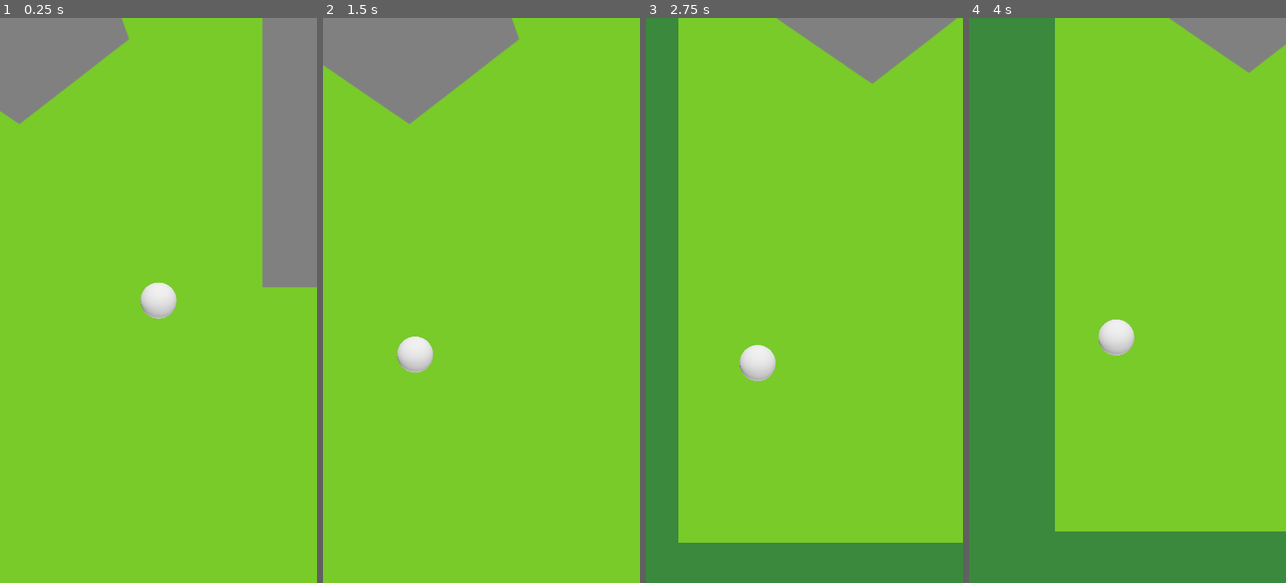
Above: before the commit, frames 1-4 (left to right).
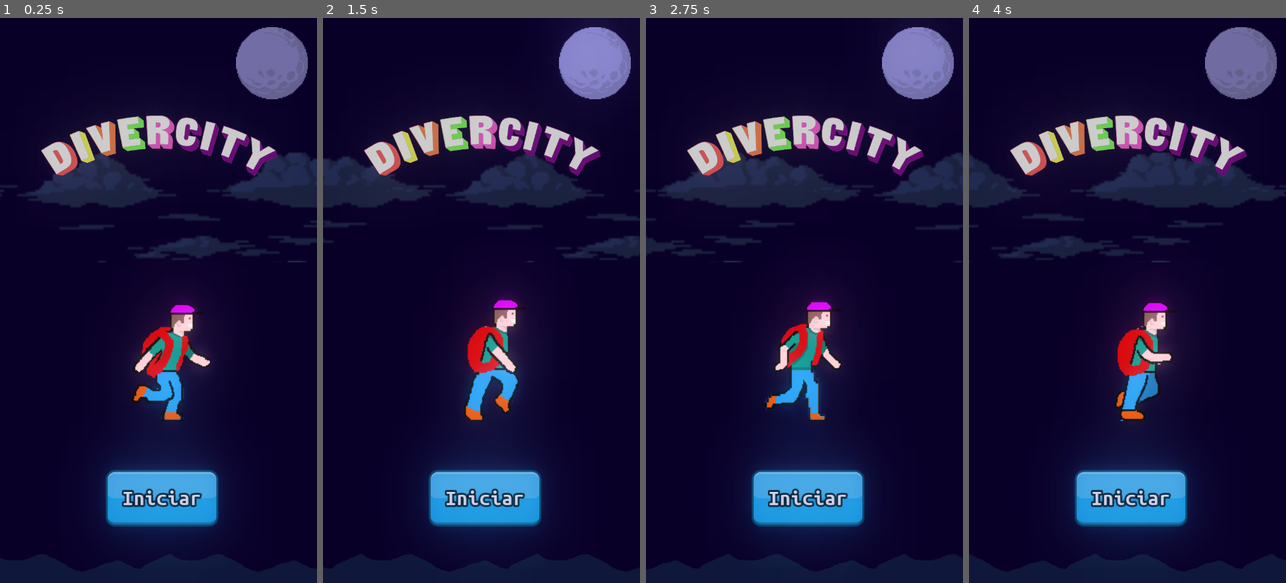
Above: after the commit, the same moments.

Repository: 2022M1T1-Inteli/Divercity
Game: Godot game, scene res://scenes/Main.tscn
The game is run twice, just before and just after one commit, with the same random seed, the same clock (stepped at 60 frames per second) and the same inputs. Before the commit the project starts from res://scenes/minigames/golf/Golf.tscn.
Inputs (mouse positions are in pixels of both pictures, inside the frame that each line leads up to):
- Up to frame 1 (0.25 s): no input
- Up to frame 2 (1.5 s): move the mouse to (551, 272) at 0.52 s; click (551, 272) at 0.67 s; move the mouse to (418, 328) at 1.27 s; click (418, 328) at 1.42 s
- Up to frame 3 (2.75 s): move the mouse to (836, 176) at 2.02 s; click (836, 176) at 2.17 s
- Up to frame 4 (4 s): move the mouse to (1111, 413) at 2.77 s; click (1111, 413) at 2.92 s; move the mouse to (1222, 385) at 3.52 s; click (1222, 385) at 3.67 s

The runs differ from the first frame. In frame 1, 100% of the frame differs, in the area x 0-100%, y 0-100%; in frame 2, 100%; in frame 3, 100%; in frame 4, 100%.

Commit message:
Added new golf level, Created first caracter animation

Diff:
--- a/src/InBev/project.godot
+++ b/src/InBev/project.godot
@@ -31,7 +31,7 @@
 [application]
 
 config/name="DiverCity"
-run/main_scene="res://scenes/minigames/golf/Golf.tscn"
+run/main_scene="res://scenes/Main.tscn"
 config/icon="res://resources/icons/INbev.png"
 
 [display]
--- /dev/null
+++ b/src/InBev/resources/tilemaps/map_tileset.tres
@@ -0,0 +1,38 @@
+[gd_resource type="TileSet" load_steps=4 format=2]
+
+[ext_resource path="res://resources/tilemaps/FantasyHex/Tiles/Cerro de Potosi.png" type="Texture" id=1]
+[ext_resource path="res://resources/tilemaps/FantasyHex/Tiles/Coast.png" type="Texture" id=2]
+
+[sub_resource type="OccluderPolygon2D" id=1]
+polygon = PoolVector2Array( 32, 32, 0, 32, 0, 0, 32, 0 )
+
+[resource]
+0/name = "Cerro de Potosi.png 0"
+0/texture = ExtResource( 1 )
+0/tex_offset = Vector2( 0, 0 )
+0/modulate = Color( 1, 1, 1, 1 )
+0/region = Rect2( 0, 0, 32, 32 )
+0/tile_mode = 0
+0/occluder_offset = Vector2( 0, 0 )
+0/navigation_offset = Vector2( 0, 0 )
+0/shape_offset = Vector2( 0, 0 )
+0/shape_transform = Transform2D( 1, 0, 0, 1, 0, 0 )
+0/shape_one_way = false
+0/shape_one_way_margin = 0.0
+0/shapes = [  ]
+0/z_index = 0
+1/name = "Coast.png 1"
+1/texture = ExtResource( 2 )
+1/tex_offset = Vector2( 0, 0 )
+1/modulate = Color( 1, 1, 1, 1 )
+1/region = Rect2( 0, 0, 32, 32 )
+1/tile_mode = 0
+1/occluder_offset = Vector2( 0, 0 )
+1/occluder = SubResource( 1 )
+1/navigation_offset = Vector2( 0, 0 )
+1/shape_offset = Vector2( 0, 0 )
+1/shape_transform = Transform2D( 1, 0, 0, 1, 0, 0 )
+1/shape_one_way = false
+1/shape_one_way_margin = 0.0
+1/shapes = [  ]
+1/z_index = 0
--- a/src/InBev/scenes/game/Map.tscn
+++ b/src/InBev/scenes/game/Map.tscn
@@ -1,34 +1,17 @@
-[gd_scene load_steps=16 format=2]
+[gd_scene load_steps=2 format=2]
 
-[ext_resource path="res://resources/characters/bomber/11.png" type="Texture" id=2]
-[ext_resource path="res://resources/characters/bomber/13.png" type="Texture" id=3]
-[ext_resource path="res://resources/characters/bomber/3.png" type="Texture" id=4]
-[ext_resource path="res://resources/characters/bomber/2.png" type="Texture" id=5]
-[ext_resource path="res://resources/characters/bomber/14.png" type="Texture" id=6]
-[ext_resource path="res://resources/characters/bomber/12.png" type="Texture" id=7]
-[ext_resource path="res://resources/characters/bomber/8.png" type="Texture" id=8]
-[ext_resource path="res://resources/characters/bomber/4.png" type="Texture" id=9]
-[ext_resource path="res://resources/characters/bomber/5.png" type="Texture" id=10]
-[ext_resource path="res://resources/characters/bomber/6.png" type="Texture" id=11]
-[ext_resource path="res://resources/characters/bomber/7.png" type="Texture" id=12]
-[ext_resource path="res://resources/characters/bomber/10.png" type="Texture" id=13]
-[ext_resource path="res://resources/characters/bomber/9.png" type="Texture" id=14]
-[ext_resource path="res://resources/characters/bomber/1.png" type="Texture" id=15]
-
-[sub_resource type="SpriteFrames" id=5]
-animations = [ {
-"frames": [ ExtResource( 15 ), ExtResource( 5 ), ExtResource( 4 ), ExtResource( 9 ), ExtResource( 10 ), ExtResource( 11 ), ExtResource( 12 ), ExtResource( 8 ), ExtResource( 14 ), ExtResource( 13 ), ExtResource( 2 ), ExtResource( 7 ), ExtResource( 3 ), ExtResource( 6 ) ],
-"loop": true,
-"name": "Walking",
-"speed": 20.0
-} ]
+[ext_resource path="res://resources/tilemaps/map_tileset.tres" type="TileSet" id=1]
 
 [node name="Prototype" type="Node2D"]
 
-[node name="AnimatedSprite" type="AnimatedSprite" parent="."]
-position = Vector2( 360, 1120 )
-scale = Vector2( 1.44397, 1.44397 )
-frames = SubResource( 5 )
-animation = "Walking"
-frame = 4
-playing = true
+[node name="TileMap" type="TileMap" parent="."]
+tile_set = ExtResource( 1 )
+cell_size = Vector2( 26, 24 )
+cell_custom_transform = Transform2D( 32, 0, 0, 32, 0, 0 )
+cell_half_offset = 1
+cell_tile_origin = 1
+format = 1
+tile_data = PoolIntArray( 131075, 0, 0, 131076, 0, 0, 131077, 0, 0, 196611, 0, 0, 196612, 0, 0, 196613, 0, 0, 262148, 0, 0 )
+__meta__ = {
+"_editor_description_": ""
+}
--- a/src/InBev/scenes/menu/Menu.tscn
+++ b/src/InBev/scenes/menu/Menu.tscn
@@ -8,20 +8,7 @@
 [ext_resource path="res://resources/backgrounds/logo.png" type="Texture" id=6]
 [ext_resource path="res://resources/backgrounds/background_7.png" type="Texture" id=7]
 [ext_resource path="res://scenes/menu/InfinityBackground.tscn" type="PackedScene" id=8]
-[ext_resource path="res://resources/characters/bomber/12.png" type="Texture" id=9]
-[ext_resource path="res://resources/characters/bomber/8.png" type="Texture" id=10]
-[ext_resource path="res://resources/characters/bomber/6.png" type="Texture" id=11]
-[ext_resource path="res://resources/characters/bomber/10.png" type="Texture" id=12]
-[ext_resource path="res://resources/characters/bomber/1.png" type="Texture" id=13]
-[ext_resource path="res://resources/characters/bomber/5.png" type="Texture" id=14]
-[ext_resource path="res://resources/characters/bomber/11.png" type="Texture" id=15]
-[ext_resource path="res://resources/characters/bomber/7.png" type="Texture" id=16]
-[ext_resource path="res://resources/characters/bomber/4.png" type="Texture" id=17]
-[ext_resource path="res://resources/characters/bomber/14.png" type="Texture" id=18]
-[ext_resource path="res://resources/characters/bomber/13.png" type="Texture" id=19]
-[ext_resource path="res://resources/characters/bomber/2.png" type="Texture" id=20]
-[ext_resource path="res://resources/characters/bomber/3.png" type="Texture" id=21]
-[ext_resource path="res://resources/characters/bomber/9.png" type="Texture" id=22]
+[ext_resource path="res://resources/characters/alex/alex_anim.png" type="Texture" id=9]
 
 [sub_resource type="Environment" id=1]
 background_mode = 4
@@ -127,12 +114,47 @@
 use_filter = true
 font_data = ExtResource( 1 )
 
+[sub_resource type="AtlasTexture" id=11]
+flags = 4
+atlas = ExtResource( 9 )
+region = Rect2( 0, 0, 100, 140 )
+
+[sub_resource type="AtlasTexture" id=12]
+flags = 4
+atlas = ExtResource( 9 )
+region = Rect2( 100, 0, 100, 140 )
+
+[sub_resource type="AtlasTexture" id=13]
+flags = 4
+atlas = ExtResource( 9 )
+region = Rect2( 200, 0, 100, 140 )
+
+[sub_resource type="AtlasTexture" id=14]
+flags = 4
+atlas = ExtResource( 9 )
+region = Rect2( 300, 0, 100, 140 )
+
+[sub_resource type="AtlasTexture" id=15]
+flags = 4
+atlas = ExtResource( 9 )
+region = Rect2( 400, 0, 100, 140 )
+
+[sub_resource type="AtlasTexture" id=16]
+flags = 4
+atlas = ExtResource( 9 )
+region = Rect2( 500, 0, 100, 140 )
+
+[sub_resource type="AtlasTexture" id=17]
+flags = 4
+atlas = ExtResource( 9 )
+region = Rect2( 600, 0, 100, 140 )
+
 [sub_resource type="SpriteFrames" id=10]
 animations = [ {
-"frames": [ ExtResource( 13 ), ExtResource( 20 ), ExtResource( 21 ), ExtResource( 17 ), ExtResource( 14 ), ExtResource( 11 ), ExtResource( 16 ), ExtResource( 10 ), ExtResource( 22 ), ExtResource( 12 ), ExtResource( 15 ), ExtResource( 9 ), ExtResource( 19 ), ExtResource( 18 ) ],
+"frames": [ SubResource( 11 ), SubResource( 12 ), SubResource( 13 ), SubResource( 14 ), SubResource( 15 ), SubResource( 16 ), SubResource( 17 ) ],
 "loop": true,
 "name": "Walking",
-"speed": 20.0
+"speed": 8.0
 } ]
 
 [node name="Menu" type="Control"]
@@ -197,6 +219,20 @@
 anchor_bottom = 1.0
 margin_top = -240.0
 texture = ExtResource( 5 )
+
+[node name="Logo" type="TextureRect" parent="Background"]
+modulate = Color( 0.784314, 0.784314, 0.784314, 1 )
+anchor_left = 0.5
+anchor_top = 1.0
+anchor_right = 0.5
+anchor_bottom = 1.0
+margin_left = -360.0
+margin_top = -1280.0
+margin_right = 360.0
+texture = ExtResource( 6 )
+__meta__ = {
+"_edit_use_anchors_": false
+}
 
 [node name="CenterContainer" type="CenterContainer" parent="."]
 anchor_left = 0.5
@@ -236,25 +272,11 @@
 }
 
 [node name="AnimatedSprite" type="AnimatedSprite" parent="CenterContainer"]
-position = Vector2( 375, -304 )
-scale = Vector2( 3.20961, 3.20961 )
+position = Vector2( 368, -248 )
+scale = Vector2( 2.1674, 2.1674 )
 frames = SubResource( 10 )
 animation = "Walking"
-frame = 8
+frame = 1
 playing = true
 
-[node name="Logo" type="TextureRect" parent="."]
-modulate = Color( 0.784314, 0.784314, 0.784314, 1 )
-anchor_left = 0.5
-anchor_top = 1.0
-anchor_right = 0.5
-anchor_bottom = 1.0
-margin_left = -360.0
-margin_top = -1280.0
-margin_right = 360.0
-texture = ExtResource( 6 )
-__meta__ = {
-"_edit_use_anchors_": false
-}
-
 [connection signal="pressed" from="CenterContainer/StartButton" to="." method="_on_StartButton_pressed"]
--- a/src/InBev/scenes/minigames/golf/Golf.tscn
+++ b/src/InBev/scenes/minigames/golf/Golf.tscn
@@ -23,12 +23,18 @@
 [node name="Golf" type="Node"]
 script = ExtResource( 3 )
 
+[node name="Camera2D" type="Camera2D" parent="."]
+position = Vector2( 360, 640 )
+current = true
+drag_margin_h_enabled = true
+drag_margin_v_enabled = true
+smoothing_enabled = true
+smoothing_speed = 4.0
+
 [node name="GolfBall" parent="." instance=ExtResource( 1 )]
 position = Vector2( 378, 960 )
 
 [node name="FlareParticle2D" parent="GolfBall" instance=ExtResource( 5 )]
-scale = Vector2( 1, 1 )
-lifetime = 3.0
 speed_scale = 5.0
 scale_amount = 1.7
 color_ramp = SubResource( 5 )
@@ -36,15 +42,6 @@
 [node name="GolfBallAudioPlayer" type="AudioStreamPlayer" parent="GolfBall"]
 bus = "Effects"
 script = ExtResource( 4 )
-
-[node name="Camera2D" type="Camera2D" parent="GolfBall"]
-scale = Vector2( 1.25, 1.25 )
-current = true
-zoom = Vector2( 0.5, 0.5 )
-drag_margin_h_enabled = true
-drag_margin_v_enabled = true
-smoothing_enabled = true
-smoothing_speed = 4.0
 
 [node name="Indicators" type="CenterContainer" parent="GolfBall"]
 margin_left = -145.0
--- /dev/null
+++ b/src/InBev/scenes/minigames/golf/maps/Level_2.tscn
@@ -0,0 +1,42 @@
+[gd_scene load_steps=6 format=2]
+
+[ext_resource path="res://scenes/minigames/golf/bases/BorderWalls.tscn" type="PackedScene" id=1]
+[ext_resource path="res://resources/minigames/base_gass_background.png" type="Texture" id=2]
+[ext_resource path="res://scenes/minigames/golf/Hole.tscn" type="PackedScene" id=3]
+[ext_resource path="res://resources/minigames/test_obstacles.png" type="Texture" id=4]
+[ext_resource path="res://scenes/minigames/golf/bases/Wall.tscn" type="PackedScene" id=5]
+
+[node name="Level_1Map" type="Node2D"]
+
+[node name="BaseGassBackground" type="Sprite" parent="."]
+texture = ExtResource( 2 )
+centered = false
+
+[node name="BorderWalls" parent="." instance=ExtResource( 1 )]
+
+[node name="Hole" parent="." instance=ExtResource( 3 )]
+position = Vector2( 372, 88 )
+
+[node name="TestObstacles" type="Sprite" parent="."]
+modulate = Color( 1.3, 1.3, 1.3, 1 )
+texture = ExtResource( 4 )
+centered = false
+
+[node name="Pentagram" parent="TestObstacles" instance=ExtResource( 5 )]
+
+[node name="StaticBody2D" parent="TestObstacles/Pentagram" index="0"]
+polygon = PoolVector2Array( 136, 520, 88, 672, 224, 760, 344, 664, 288, 512 )
+
+[node name="Rectangle" parent="TestObstacles" instance=ExtResource( 5 )]
+
+[node name="StaticBody2D" parent="TestObstacles/Rectangle" index="0"]
+polygon = PoolVector2Array( 496, 456, 496, 944, 680, 944, 680, 456 )
+
+[node name="Eclipse" parent="TestObstacles" instance=ExtResource( 5 )]
+
+[node name="StaticBody2D" parent="TestObstacles/Eclipse" index="0"]
+polygon = PoolVector2Array( 336, 432, 408, 432, 448, 424, 512, 408, 552, 384, 584, 344, 584, 320, 584, 304, 576, 288, 552, 264, 528, 248, 504, 240, 464, 224, 432, 216, 376, 208, 320, 208, 240, 232, 184, 256, 160, 288, 152, 320, 160, 360, 184, 384, 216, 400, 272, 424 )
+
+[editable path="TestObstacles/Pentagram"]
+[editable path="TestObstacles/Rectangle"]
+[editable path="TestObstacles/Eclipse"]
--- a/src/InBev/sources/menu/Menu.gd
+++ b/src/InBev/sources/menu/Menu.gd
@@ -15,4 +15,4 @@
 	$CenterContainer/StartButton.modulate = Color(0.95, 0.95, 0.95, 1)
 
 	# Emit signal to change scene
-	emit_signal("go_to_game", "res://scenes/miniGames/golf/Golf.tscn")
+	emit_signal("go_to_game", "res://scenes/minigames/golf/Golf.tscn")
--- a/src/InBev/sources/minigames/golf/Ball.gd
+++ b/src/InBev/sources/minigames/golf/Ball.gd
@@ -63,9 +63,14 @@
 		velocity -= velocity.normalized() * (deceleration * 2.5) * delta # Apply extra deceleration
 		$GolfBallAudioPlayer.play_wall_bounce_sound() # Play wall bounce sound
 		if velocity.length() > (maxSpeed * 0.7): # If is too fast
-			$FlareParticle2D.direction = velocity.normalized() # Set flare direction
-			$FlareParticle2D.gravity = velocity.normalized() # Set flare gravity
-			$FlareParticle2D.restart() # Init or reset flare animation
+			$FlareParticle2D.lifetime = 1 # Set lifetime
+			$FlareParticle2D.scale_amount = 1.7 # Set lifetime
+		else:
+			$FlareParticle2D.lifetime = 0.3 # Set lifetime
+			$FlareParticle2D.scale_amount = 1.0 # Set lifetime
+		$FlareParticle2D.direction = velocity.normalized() # Set flare direction
+		$FlareParticle2D.gravity = velocity.normalized() # Set flare gravity
+		$FlareParticle2D.restart() # Init or reset flare animation
 
 func _anim_enter_hole(hole):
 	self.set_process_input(false) # Disable input
--- a/src/InBev/sources/minigames/golf/Golf.gd
+++ b/src/InBev/sources/minigames/golf/Golf.gd
@@ -4,7 +4,7 @@
 
 func _ready():
 	VisualServer.set_default_clear_color(Color("#3A893D")) # Change default background color
-	load_map(1) # Load example first map
+	load_map(2) # Load example first map
 	current_map.get_node("Hole").connect("golfball_entered", self, "on_golfball_entered") # Connect to the hole node
 
 func load_map(map_id):
Binary file added: src/InBev/resources/characters/alex/alex_anim.png
Not shown, added: src/InBev/resources/characters/alex/alex_anim.png.import
Binary file added: src/InBev/resources/minigames/base_gass_background.png
Not shown, added: src/InBev/resources/minigames/base_gass_background.png.import
Binary file added: src/InBev/resources/minigames/test_obstacles.png
Not shown, added: src/InBev/resources/minigames/test_obstacles.png.import
Binary file added: src/InBev/resources/tilemaps/FantasyHex/Arrows/Generic.png
Not shown, added: src/InBev/resources/tilemaps/FantasyHex/Arrows/Generic.png.import
Binary file added: src/InBev/resources/tilemaps/FantasyHex/Arrows/UnitAttacked.png
Not shown, added: src/InBev/resources/tilemaps/FantasyHex/Arrows/UnitAttacked.png.import
Binary file added: src/InBev/resources/tilemaps/FantasyHex/Arrows/UnitHasAttacked.png
Not shown, added: src/InBev/resources/tilemaps/FantasyHex/Arrows/UnitHasAttacked.png.import
(and 568 more such lines)
